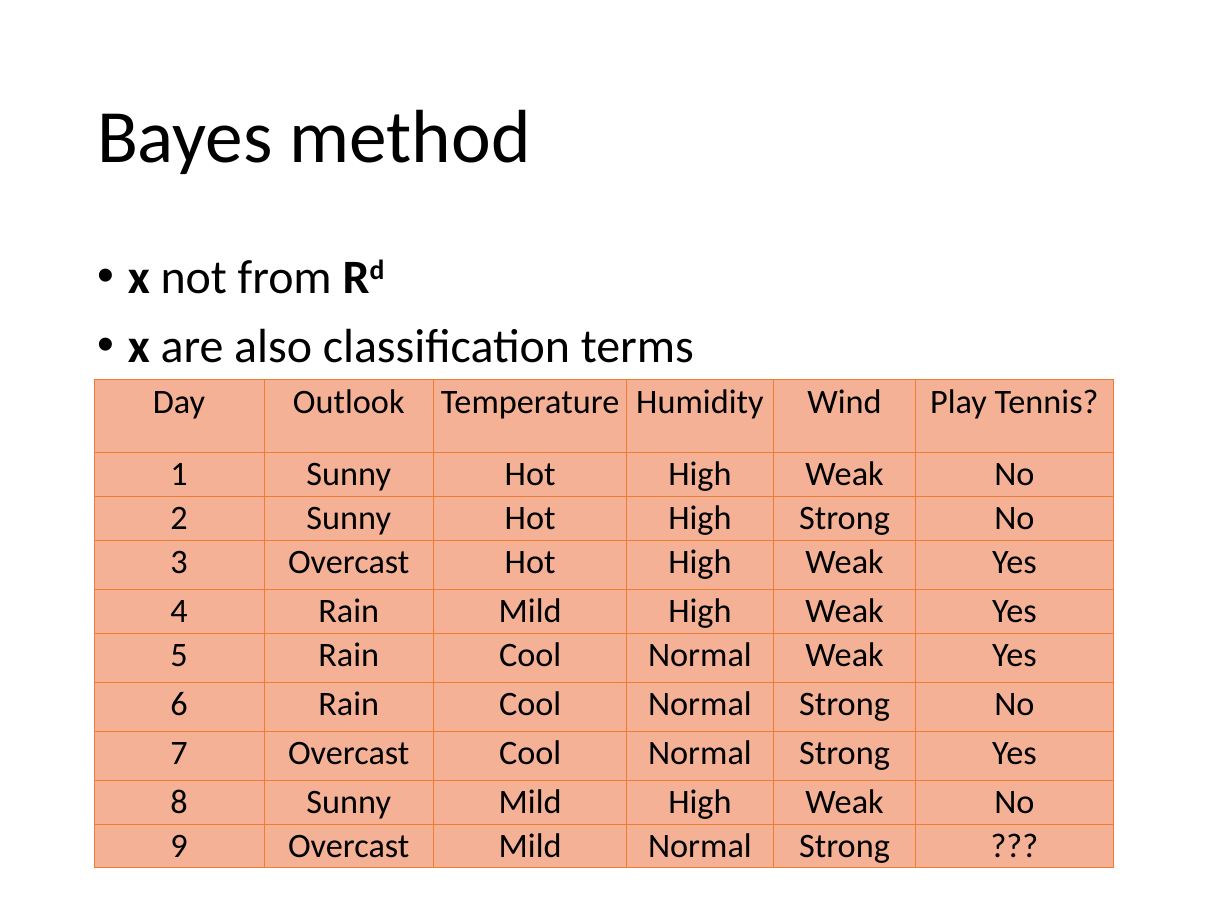
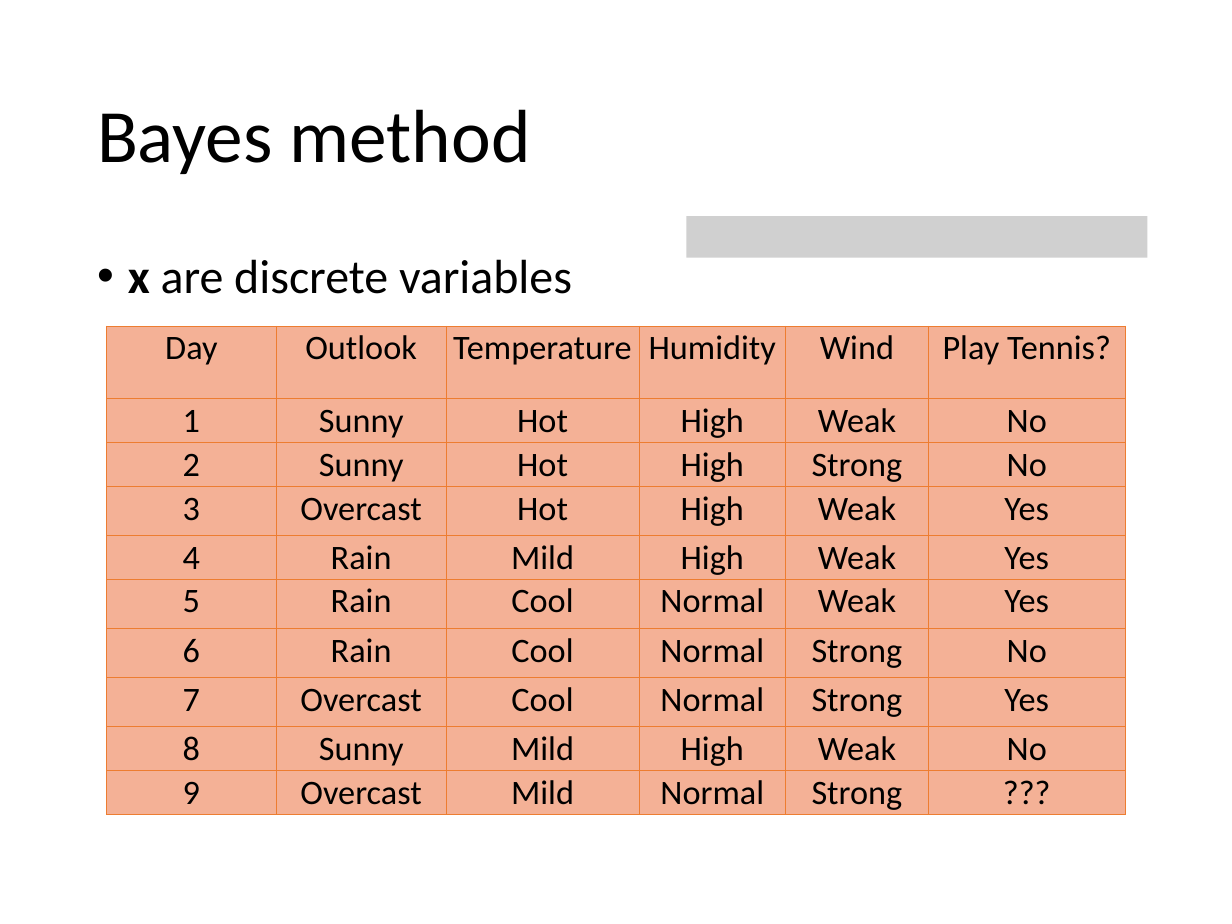
Before and after one commit to hansxiao7/Machine-learning-101, a slide deck: slide 19 of week3/Linear regression.pptx (slide 26 before the commit). Drawn at 1232x924 pixels with LibreOffice and Linux fonts; fonts in the diff are those of the drawing; grey boxes stand for pictures. Boxes give left, top, right and bottom in pixels: in the first picture for what was removed or moved away, otherwise in the second. Text is boxed around its words. In the diff, an @@ line names an element or a change of style, - is before the commit and + after.

```diff
--- a/week3/Linear regression.pptx
+++ b/week3/Linear regression.pptx
@@ picture added at <box>686,216,1147,257</box> @@
@@ text at <box>128,259,572,294</box>: text changed @@
-• x not from Rd
-• x are also classification terms
+• x are discrete variables
@@ table: place and size @@
-table at <box>94,379,1114,867</box>
+table at <box>106,326,1126,814</box>
```
Also in this commit, not shown: 5 other slides changed, 2 slides added, 2 slides removed.
